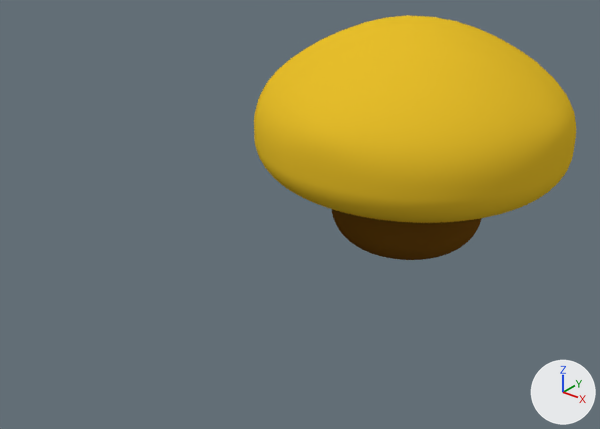
A saved change to the Blender file Exercises/shapes.blend.
One viewpoint serves both versions: a 50 mm lens placed at (5.01, -7.5, 6.04), pointed at (-0.23, -0.95, 1.98). The lights are fixed; the arrows at lower right show +X, +Y and +Z.

Before the edit, the objects in view are built like this:
```python
me_plane = bpy.data.meshes.new('Plane')
me_plane.from_pydata(...)  # 498 vertices, 496 faces; spans x -2.0..2.0, y -1.0..2.09, z -2.0..2.0
me_plane.polygons.foreach_set('use_smooth', [True] * 496)
# faces by material slot: [240, 256]
me_plane.materials.append(mat_material_001)  # yellow #e7be2c
me_plane.materials.append(mat_material_002)  # brown #6a4613
ob_plane = bpy.data.objects.new('Plane', me_plane)
ob_plane.location = (-0.023, 1.0, 1.979)
ob_plane.rotation_euler = (1.571, 0.0, 0.0)  # degrees (90, 0, 0)
_m = ob_plane.modifiers.new('Subsurf', 'SUBSURF')
_m.levels = 3
```
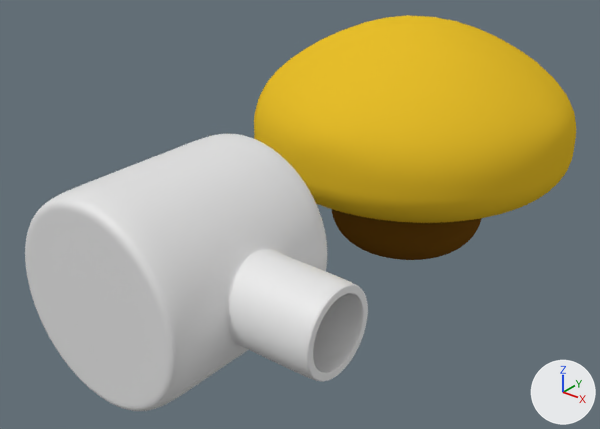
Commit message: Adding shape with hole

Pixel boxes (x1, y1, x2, y2) of what changed, in the pictures (600 x 429 px):
'Cylinder', added: after (25, 134, 368, 411)

Diff of the bpy script that builds the scene:
```diff
--- a/Exercises/shapes.blend.py
+++ b/Exercises/shapes.blend.py
@@ me_cylinder @@
+me_cylinder.from_pydata(...)  # 26417 vertices, 26368 faces; spans x -0.99..1.8, y 0.01..1.99, z -1.0..1.0
@@ ob_cylinder @@
+ob_cylinder = bpy.data.objects.new('Cylinder', me_cylinder)
+ob_cylinder.location = (0.0, -2.989, 1.317)
+ob_cylinder.rotation_euler = (1.571, 0.0, 0.0)  # degrees (90, 0, 0)
```
